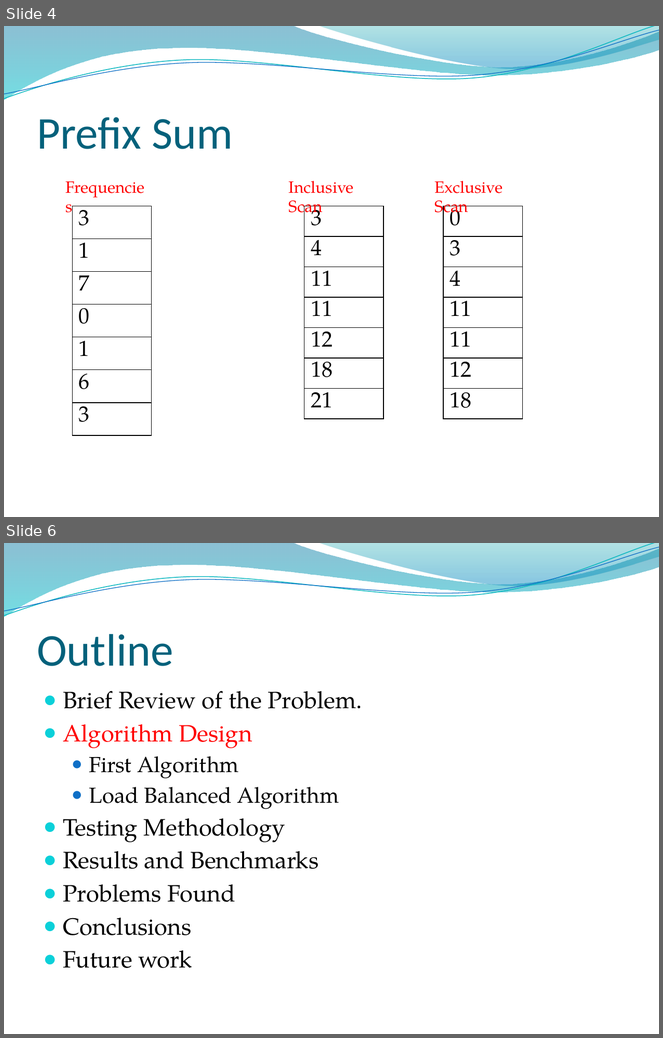
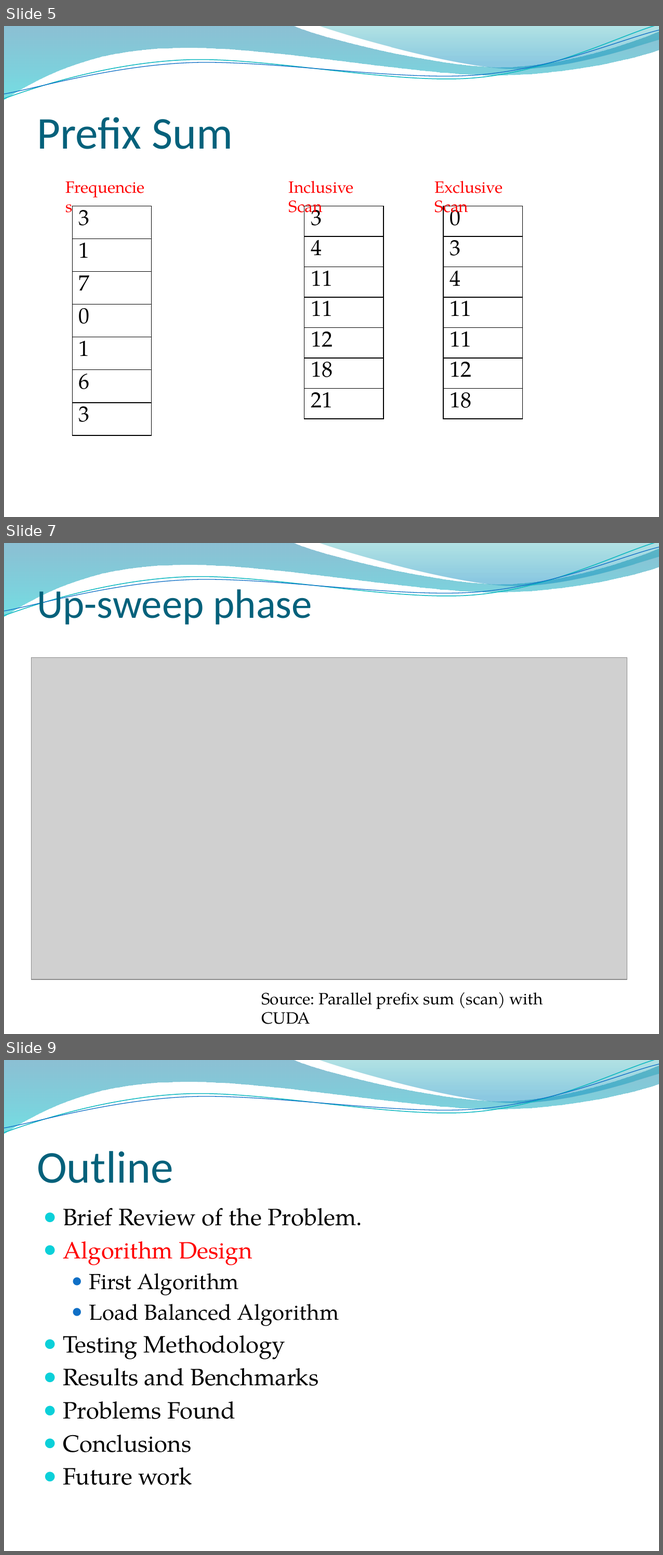
Before and after one commit to edvelezg/unb-pdp2, a slide deck: proj/FinalPresentation.pptx. Shown one above the other, each under a label of ours: slides 4 and 6 before the commit, slides 5, 7 and 9 after it; the slides between them are not shown. The pictures are 663x1038 and 663x1555 pixels, drawn with LibreOffice and Linux fonts; fonts in the diff are those of the drawing; grey boxes stand for pictures; background and template pictures are left out. Boxes give left, top, right and bottom in pixels: in the first picture for what was removed or moved away, otherwise in the second. Text is boxed around its words. In the diff, an @@ line names an element or a change of style, - is before the commit and + after.

```diff
--- a/proj/FinalPresentation.pptx
+++ b/proj/FinalPresentation.pptx
@@ slide 7 added at <box>4,543,659,1034</box>, background picture (left out); not listed: 4 template elements that a slide beside it also shows @@
@@ title added at <box>37,584,312,625</box>, 45 pt, text #04617B @@
+Up-sweep phase
@@ picture added at <box>32,657,628,980</box> @@
@@ text added at <box>261,993,543,1025</box>, 18 pt, text #000000 @@
+Source: Parallel prefix sum (scan) with CUDA
@@ what was slide 4 is now slide 5 @@
@@ what was slide 6 is now slide 9 @@
```
Also in this commit, not shown: 5 slides changed, 5 other slides added, 1 slide removed, 1 other file.
